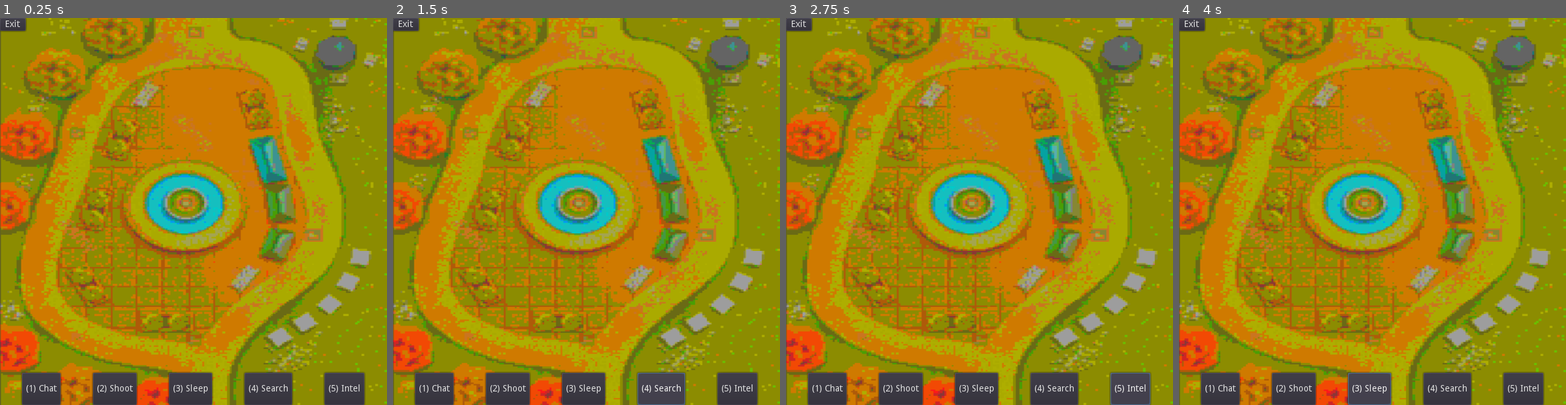
Above: before the commit, frames 1-4 (left to right).
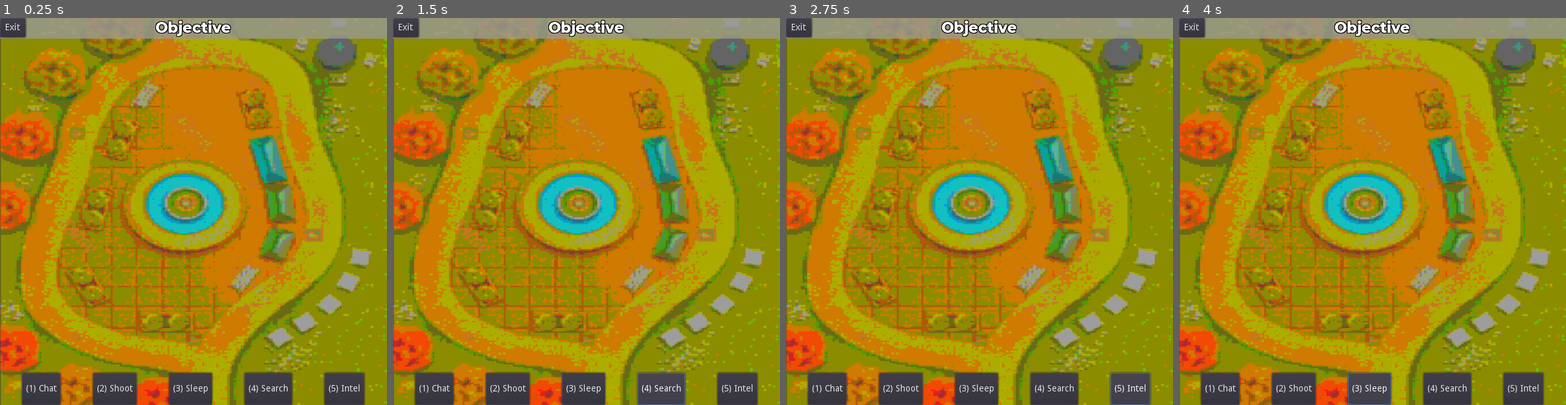
Above: after the commit, the same moments.

Repository: mxmstr/agents
Game: Godot game, scene res://Game.tscn
The game is run twice, just before and just after one commit, with the same random seed, the same clock (stepped at 60 frames per second) and the same inputs. This scene is started directly instead of the project's main scene.
Inputs:
- Up to frame 1 (0.25 s): no input
- Up to frame 2 (1.5 s): click "(1) Chat" at 0.5 s; click "(4) Search" at 1.25 s
- Up to frame 3 (2.75 s): click "(5) Intel" at 2 s
- Up to frame 4 (4 s): click "(2) Shoot" at 2.75 s; click "(3) Sleep" at 3.5 s

The runs differ from the first frame. In frame 1, 5.1% of the frame differs, in the area x 0-100%, y 0-6%; in frame 2, 5.1%; in frame 3, 5.1%; in frame 4, 5.1%.

Commit message:
Keyboard input override

Diff:
--- a/Chat.gd
+++ b/Chat.gd
@@ -4,7 +4,7 @@
 
 	'Default' : {
 		'visible' : [
-			'ExitContainer',
+			'Objective',
 			'Exit',
 			'ChatContainer',
 			'FeedContainer',
@@ -21,7 +21,7 @@
 
 	'Chat' : {
 		'visible' : [
-			'ExitContainer',
+			'Objective',
 			'Exit',
 			'ChatContainer',
 			'FeedContainer',
@@ -39,7 +39,7 @@
 
 	'Search' : {
 		'visible' : [
-			'ExitContainer',
+			'Objective',
 			'Exit',
 			'ChatContainer',
 			'SearchContainer',
@@ -59,7 +59,7 @@
 
 	'Intel' : {
 		'visible' : [
-			'ExitContainer',
+			'Objective',
 			'Exit',
 			'IntelDisplay',
 			'ChatContainer',
@@ -77,7 +77,7 @@
 
 	'VictoryGood' : {
 		'visible' : [
-			'ExitContainer',
+			'Objective',
 			'Exit',
 			'ChatContainer',
 			'VictoryGood',
@@ -88,7 +88,7 @@
 
 	'VictoryBad' : {
 		'visible' : [
-			'ExitContainer',
+			'Objective',
 			'Exit',
 			'ChatContainer',
 			'VictoryBad',
@@ -117,7 +117,7 @@
 
 func _connected_ok():
 
-	#display_message('You have joined the room')
+	display_message('You have joined the room')
 	rpc('announce_user', Network.local_player_id)
 
 
@@ -125,6 +125,24 @@
 
 	Message_Input.text = ''
 	display_message('You : ' + new_text)
+
+
+func on_feed_timer():
+
+	var lines = Feed.text.split('\n ')
+
+	if len(lines) > 2:
+		$FeedTimer.start()
+
+	#if len(lines) > 0:
+	Feed.text = ''
+
+	lines.remove(0)
+	#if len(lines) == 1:
+	lines.remove(0)
+
+	for line in lines:
+		Feed.text += '\n ' + line
 
 
 func apply_ui_preset(container):
@@ -142,6 +160,11 @@
 	apply_ui_preset(self)
 
 
+func set_objective(new_text):
+
+	$Objective.text = new_text
+
+
 sync func display_message(new_text):
 
 	Feed.text += '\n ' + new_text
@@ -157,15 +180,18 @@
 		for line in lines:
 			Feed.text += '\n ' + line
 
+	$FeedTimer.start()
+
 
 remote func announce_user(player):
 
-	pass#display_message(str(player) + ' has joined the room')
+	display_message(str(player) + ' has joined the room')
 
 
 func _ready():
 
 	get_tree().connect("connected_to_server", self, "_connected_ok")
 	get_tree().connect("network_peer_disconnected", self, "_player_disconnected")
+	$FeedTimer.connect('timeout', self, 'on_feed_timer')
 
 	change_ui('Default')
--- a/Chat.tscn
+++ b/Chat.tscn
@@ -4,7 +4,7 @@
 [ext_resource path="res://interface/fonts/message_background.tres" type="StyleBox" id=2]
 [ext_resource path="res://interface/fonts/montserrat_eb_32.tres" type="DynamicFont" id=3]
 
-[node name="Chat" type="Node"]
+[node name="Chat" type="Node" index="0"]
 
 script = ExtResource( 1 )
 
@@ -200,9 +200,9 @@
 anchor_top = 0.0
 anchor_right = 0.0
 anchor_bottom = 0.0
-margin_top = 288.0
-margin_right = 600.0
-margin_bottom = 488.0
+margin_top = 291.0
+margin_right = 600.0
+margin_bottom = 491.0
 grow_horizontal = 0
 grow_vertical = 0
 rect_pivot_offset = Vector2( 0, 0 )
@@ -246,7 +246,7 @@
 anchor_top = 0.0
 anchor_right = 0.0
 anchor_bottom = 0.0
-margin_top = 498.0
+margin_top = 501.0
 margin_right = 600.0
 margin_bottom = 540.0
 rect_pivot_offset = Vector2( 0, 0 )
@@ -265,7 +265,7 @@
 anchor_right = 0.0
 anchor_bottom = 0.0
 margin_right = 600.0
-margin_bottom = 42.0
+margin_bottom = 39.0
 rect_min_size = Vector2( 600, 0 )
 rect_pivot_offset = Vector2( 0, 0 )
 rect_clip_content = false
@@ -508,31 +508,41 @@
 align = 1
 _sections_unfolded = [ "Size Flags" ]
 
-[node name="ExitContainer" type="VBoxContainer" parent="." index="1"]
-
-editor/display_folded = true
+[node name="Objective" type="Label" parent="." index="1"]
+
+anchor_left = 0.0
+anchor_top = 0.0
+anchor_right = 0.0
+anchor_bottom = 0.0
+margin_right = 600.0
+margin_bottom = 32.0
+rect_pivot_offset = Vector2( 0, 0 )
+rect_clip_content = false
+mouse_filter = 2
+mouse_default_cursor_shape = 0
+size_flags_horizontal = 1
+size_flags_vertical = 4
+custom_styles/normal = ExtResource( 2 )
+custom_fonts/font = ExtResource( 3 )
+custom_colors/font_color_shadow = Color( 0, 0, 0, 1 )
+custom_constants/shadow_offset_x = 1
+custom_constants/shadow_offset_y = 1
+custom_constants/shadow_as_outline = 1
+text = "Objective"
+align = 1
+percent_visible = 1.0
+lines_skipped = 0
+max_lines_visible = -1
+_sections_unfolded = [ "custom_colors", "custom_constants", "custom_fonts", "custom_styles" ]
+
+[node name="Exit" type="Button" parent="." index="2"]
+
 anchor_left = 0.0
 anchor_top = 0.0
 anchor_right = 0.0
 anchor_bottom = 0.0
 margin_right = 40.0
-margin_bottom = 40.0
-rect_pivot_offset = Vector2( 0, 0 )
-rect_clip_content = false
-mouse_filter = 1
-mouse_default_cursor_shape = 0
-size_flags_horizontal = 1
-size_flags_vertical = 1
-alignment = 0
-
-[node name="Exit" type="Button" parent="ExitContainer" index="0"]
-
-anchor_left = 0.0
-anchor_top = 0.0
-anchor_right = 0.0
-anchor_bottom = 0.0
-margin_right = 40.0
-margin_bottom = 20.0
+margin_bottom = 30.0
 rect_pivot_offset = Vector2( 0, 0 )
 rect_clip_content = false
 focus_mode = 2
@@ -549,7 +559,7 @@
 align = 1
 _sections_unfolded = [ "Visibility" ]
 
-[node name="ClickZone" type="Button" parent="." index="2"]
+[node name="ClickZone" type="Button" parent="." index="3"]
 
 modulate = Color( 1, 1, 1, 0 )
 anchor_left = 0.0
@@ -575,4 +585,11 @@
 align = 1
 _sections_unfolded = [ "Visibility" ]
 
+[node name="FeedTimer" type="Timer" parent="." index="4"]
+
+process_mode = 1
+wait_time = 4.0
+one_shot = true
+autostart = false
+
 [connection signal="text_entered" from="ChatContainer/MessageContainer/Message_Input" to="." method="_on_Message_Input_text_entered"]
--- a/interface/Menu.tscn
+++ b/interface/Menu.tscn
@@ -139,7 +139,7 @@
 anchor_bottom = 0.0
 margin_top = 144.0
 margin_right = 600.0
-margin_bottom = 186.0
+margin_bottom = 180.0
 rect_pivot_offset = Vector2( 0, 0 )
 rect_clip_content = false
 mouse_filter = 1
@@ -156,7 +156,7 @@
 anchor_right = 0.0
 anchor_bottom = 0.0
 margin_right = 290.0
-margin_bottom = 42.0
+margin_bottom = 36.0
 rect_min_size = Vector2( 0, 24 )
 rect_pivot_offset = Vector2( 0, 0 )
 rect_clip_content = false
@@ -183,7 +183,7 @@
 anchor_bottom = 0.0
 margin_left = 310.0
 margin_right = 600.0
-margin_bottom = 42.0
+margin_bottom = 36.0
 rect_min_size = Vector2( 0, 24 )
 rect_pivot_offset = Vector2( 0, 0 )
 rect_clip_content = false
@@ -208,9 +208,9 @@
 anchor_top = 0.0
 anchor_right = 0.0
 anchor_bottom = 0.0
-margin_top = 206.0
-margin_right = 600.0
-margin_bottom = 302.0
+margin_top = 200.0
+margin_right = 600.0
+margin_bottom = 296.0
 rect_pivot_offset = Vector2( 0, 0 )
 rect_clip_content = false
 mouse_filter = 1
--- a/interface/fonts/montserrat_eb_32.tres
+++ b/interface/fonts/montserrat_eb_32.tres
@@ -4,7 +4,7 @@
 
 [resource]
 
-size = 25
+size = 23
 use_mipmaps = false
 use_filter = false
 font_data = ExtResource( 1 )
--- a/player/Player.gd
+++ b/player/Player.gd
@@ -15,14 +15,35 @@
 	'Hat' : Color(0.18, 0.17, 0.16, 1),
 }
 const INPUT_BINDINGS = {
-	'chat' : 'RequestChat',
-	'end_chat' : 'Default',
-	'shoot' : 'RequestShoot',
-	'sleep' : 'RequestSleep',
-	'search' : 'RequestSearch',
+	'chat' : {
+		'action' : 'RequestChat',
+		'always_enabled' : false,
+		},
+	'end_chat' : {
+		'action' : 'Default',
+		'always_enabled' : false,
+		},
+	'shoot' : {
+		'action' : 'RequestShoot',
+		'always_enabled' : false,
+		},
+	'sleep' : {
+		'action' : 'RequestSleep',
+		'always_enabled' : false,
+		},
+	'search' : {
+		'action' : 'RequestSearch',
+		'always_enabled' : false,
+		},
 	#'hide_search' : 'Default',
-	'intel' : 'Intel',
-	'hide_intel' : 'Default',
+	'intel' : {
+		'action' : 'Intel',
+		'always_enabled' : false,
+		},
+	'hide_intel' : {
+		'action' : 'Default',
+		'always_enabled' : false,
+		},
 	}
 
 slave var slave_position = Vector2()
@@ -32,18 +53,20 @@
 
 var nickname = ''
 var health_points = MAX_HP
+var enable_abilities = true
 var colors = null
 var role = null
 var intel = []
 var bullets = 1
 var darts = 1
 
+onready var Chat = $'/root/Game/UI/Chat'
 onready var MessageInput = $'/root/Game/UI/Chat/ChatContainer/MessageContainer/Message_Input'
 onready var SearchTitle = $'/root/Game/UI/Chat/ChatContainer/SearchContainer/SearchTitle'
 onready var SearchInfo = $'/root/Game/UI/Chat/ChatContainer/SearchContainer/SearchInfo'
 onready var IntelDisplay = $'/root/Game/UI/Chat/ChatContainer/IntelDisplay'
 onready var ClickZone = $'/root/Game/UI/Chat/ClickZone'
-onready var ButtonExit = $'/root/Game/UI/Chat/ExitContainer/Exit'
+onready var ButtonExit = $'/root/Game/UI/Chat/Exit'
 onready var ButtonChat = $'/root/Game/UI/Chat/ChatContainer/ActionsContainer/Chat'
 onready var ButtonEndChat = $'/root/Game/UI/Chat/ChatContainer/ActionsContainer/EndChat'
 onready var ButtonShoot = $'/root/Game/UI/Chat/ChatContainer/ActionsContainer/Shoot'
@@ -68,9 +91,9 @@
 		$'/root/Game'.connect('victory_bad', self, 'victory_bad')
 
 		if role == 'Traitor':
-			receive_message('You are the traitor. Eliminate all agents.')
+			Chat.set_objective('You are the traitor. Eliminate all agents.')
 		elif role == 'Agent':
-			receive_message('Find and eliminate the traitor.')
+			Chat.set_objective('Find and eliminate the traitor.')
 
 		intel.append('The traitor has ' + intel_color + ' ' + intel_component + '.')
 		update_intel_display()
@@ -185,6 +208,11 @@
 
 	set_sprite_prop('animation', anim_name)
 	rset('slave_animation', anim_name)
+
+
+func set_enable_abilities(enable):
+
+	enable_abilities = enable
 
 
 func slave_sync():
@@ -249,6 +277,8 @@
 
 	if is_network_master():
 		MessageInput.connect('text_entered', self, 'send_message')
+		MessageInput.connect('focus_entered', self, 'set_enable_abilities', [false])
+		MessageInput.connect('focus_exited', self, 'set_enable_abilities', [true])
 		ClickZone.connect('button_down', self, 'on_action_button', ['MoveTo'])
 		ButtonExit.connect('button_down', self, 'on_exit_button')
 		ButtonChat.connect('button_down', self, 'on_action_button', ['RequestChat'])
@@ -264,9 +294,11 @@
 func _process(delta):
 
 	if is_network_master():
+
 		for ability in INPUT_BINDINGS:
 			if Input.is_action_just_pressed(ability):
-				if on_action_button(INPUT_BINDINGS[ability]):
+				if (enable_abilities or INPUT_BINDINGS[ability]['always_enabled']) \
+					and on_action_button(INPUT_BINDINGS[ability]['action']):
 					return
 
 #	print(get_global_mouse_position())
--- a/player/Player.tscn
+++ b/player/Player.tscn
@@ -93,7 +93,7 @@
 blend_mode = 0
 light_mode = 0
 
-[node name="Player" type="KinematicBody2D" index="0" groups=[
+[node name="Player" type="KinematicBody2D" groups=[
 "players",
 ]]
 
Not shown, changed: build_osx/Agents.zip
Not shown, changed: build_windows/Agents.pck
